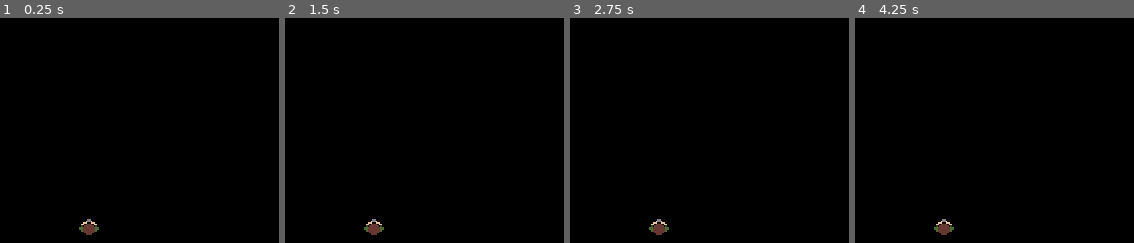
Above: before the commit, frames 1-4 (left to right).
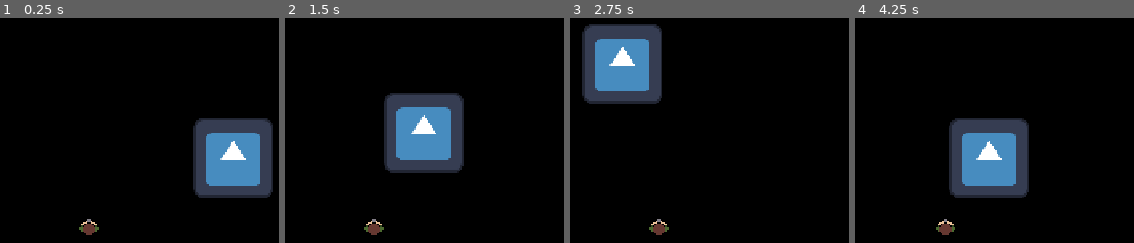
Above: after the commit, the same moments.

Repository: esbpo/topdownDDU
Game: Godot game, scene res://scn_gamplay.tscn
Two runs of this game, one before a commit and one after it. Both use one fixed random seed, a clock stepped at 60 frames per second and the inputs below. The engine's default icon, where the game draws it, is replaced by a stand-in: a white triangle on a blue panel in a dark square.
Inputs:
- Up to frame 1 (0.25 s): no input
- Up to frame 2 (1.5 s): tap Enter at 0.5 s; hold Right (right, bound only after the commit) 0.53-1.28 s; hold Down (down, bound only after the commit) from 1.28 s (still down)
- Up to frame 3 (2.75 s): release Down (down, bound only after the commit) at 2.03 s; hold Right (right, bound only after the commit) from 2.03 s (still down)
- Up to frame 4 (4.25 s): release Right (right, bound only after the commit) at 2.78 s; hold W (up, bound only after the commit) 2.78-3.53 s; hold A (left, bound only after the commit) from 3.53 s (still down)

The runs differ from the first frame. In frame 1, 10% of the frame differs, in the area x 69-98%, y 44-80%; in frame 2, 10%; in frame 3, 10%; in frame 4, 10%, in the area x 28-63%, y 44-97%.

Commit message:
Added player movement

Diff:
--- /dev/null
+++ b/Assets/Scripts/scr_Player.gd
@@ -0,0 +1,11 @@
+extends CharacterBody2D
+
+@export var speed: float = 200
+
+func GetInput():
+	var inputDirection = Input.get_vector("left", "right", "up", "down")
+	velocity = inputDirection * speed
+
+func _physics_process(delta):
+	GetInput()
+	move_and_slide()
--- /dev/null
+++ b/UI.tscn
@@ -0,0 +1,9 @@
+[gd_scene format=3 uid="uid://bx86n2mwcig53"]
+
+[node name="Ui" type="Control" unique_id=510664376]
+layout_mode = 3
+anchors_preset = 15
+anchor_right = 1.0
+anchor_bottom = 1.0
+grow_horizontal = 2
+grow_vertical = 2
--- a/project.godot
+++ b/project.godot
@@ -27,6 +27,33 @@
 version_control/plugin_name="GitPlugin"
 version_control/autoload_on_startup=true
 
+[input]
+
+left={
+"deadzone": 0.5,
+"events": [Object(InputEventKey,"resource_local_to_scene":false,"resource_name":"","device":-1,"window_id":0,"alt_pressed":false,"shift_pressed":false,"ctrl_pressed":false,"meta_pressed":false,"pressed":false,"keycode":0,"physical_keycode":65,"key_label":0,"unicode":97,"location":0,"echo":false,"script":null)
+, Object(InputEventKey,"resource_local_to_scene":false,"resource_name":"","device":16,"window_id":0,"alt_pressed":false,"shift_pressed":false,"ctrl_pressed":false,"meta_pressed":false,"pressed":false,"keycode":0,"physical_keycode":4194319,"key_label":0,"unicode":0,"location":0,"echo":false,"script":null)
+]
+}
+right={
+"deadzone": 0.5,
+"events": [Object(InputEventKey,"resource_local_to_scene":false,"resource_name":"","device":16,"window_id":0,"alt_pressed":false,"shift_pressed":false,"ctrl_pressed":false,"meta_pressed":false,"pressed":false,"keycode":0,"physical_keycode":4194321,"key_label":0,"unicode":0,"location":0,"echo":false,"script":null)
+, Object(InputEventKey,"resource_local_to_scene":false,"resource_name":"","device":-1,"window_id":0,"alt_pressed":false,"shift_pressed":false,"ctrl_pressed":false,"meta_pressed":false,"pressed":false,"keycode":0,"physical_keycode":68,"key_label":0,"unicode":100,"location":0,"echo":false,"script":null)
+]
+}
+up={
+"deadzone": 0.5,
+"events": [Object(InputEventKey,"resource_local_to_scene":false,"resource_name":"","device":-1,"window_id":0,"alt_pressed":false,"shift_pressed":false,"ctrl_pressed":false,"meta_pressed":false,"pressed":false,"keycode":0,"physical_keycode":87,"key_label":0,"unicode":119,"location":0,"echo":false,"script":null)
+, Object(InputEventKey,"resource_local_to_scene":false,"resource_name":"","device":16,"window_id":0,"alt_pressed":false,"shift_pressed":false,"ctrl_pressed":false,"meta_pressed":false,"pressed":false,"keycode":0,"physical_keycode":4194320,"key_label":0,"unicode":0,"location":0,"echo":false,"script":null)
+]
+}
+down={
+"deadzone": 0.5,
+"events": [Object(InputEventKey,"resource_local_to_scene":false,"resource_name":"","device":16,"window_id":0,"alt_pressed":false,"shift_pressed":false,"ctrl_pressed":false,"meta_pressed":false,"pressed":false,"keycode":0,"physical_keycode":4194322,"key_label":0,"unicode":0,"location":0,"echo":false,"script":null)
+, Object(InputEventKey,"resource_local_to_scene":false,"resource_name":"","device":-1,"window_id":0,"alt_pressed":false,"shift_pressed":false,"ctrl_pressed":false,"meta_pressed":false,"pressed":false,"keycode":0,"physical_keycode":83,"key_label":0,"unicode":115,"location":0,"echo":false,"script":null)
+]
+}
+
 [physics]
 
 3d/physics_engine="Jolt Physics"
--- a/scn_gamplay.tscn
+++ b/scn_gamplay.tscn
@@ -2,6 +2,8 @@
 
 [ext_resource type="Texture2D" uid="uid://pqu0vx123oca" path="res://Assets/Tilesets/GroundTileset.png" id="1_w8qhu"]
 [ext_resource type="Texture2D" uid="uid://wduse8wsr3fk" path="res://Assets/PlayerModelHandgun.png" id="2_jt0fw"]
+[ext_resource type="Script" uid="uid://ctin03q426moe" path="res://Assets/Scripts/scr_Player.gd" id="2_t24il"]
+[ext_resource type="Texture2D" uid="uid://bicd58spc0xdk" path="res://icon.svg" id="4_t24il"]
 
 [sub_resource type="TileSetAtlasSource" id="TileSetAtlasSource_t24il"]
 texture = ExtResource("1_w8qhu")
@@ -22,12 +24,13 @@
 tile_set = SubResource("TileSet_ucokl")
 
 [node name="spr_Ground" type="Sprite2D" parent="." unique_id=1271545050]
-position = Vector2(-2243, -1720)
+position = Vector2(-2022, -1455)
 scale = Vector2(177.28125, 128.46875)
 texture = ExtResource("1_w8qhu")
 centered = false
 
 [node name="obj_Player" type="CharacterBody2D" parent="." unique_id=1232765853]
+script = ExtResource("2_t24il")
 
 [node name="col_PlayerCollider" type="CollisionShape2D" parent="obj_Player" unique_id=314141808]
 scale = Vector2(2, 2)
@@ -38,3 +41,7 @@
 [node name="spr_PlayerSprite" type="Sprite2D" parent="obj_Player" unique_id=402597113]
 position = Vector2(0, -3)
 texture = ExtResource("2_jt0fw")
+
+[node name="Sprite2D" type="Sprite2D" parent="." unique_id=346408575]
+position = Vector2(231, -110)
+texture = ExtResource("4_t24il")
Not shown, added: Assets/Scripts/scr_Player.gd.uid
